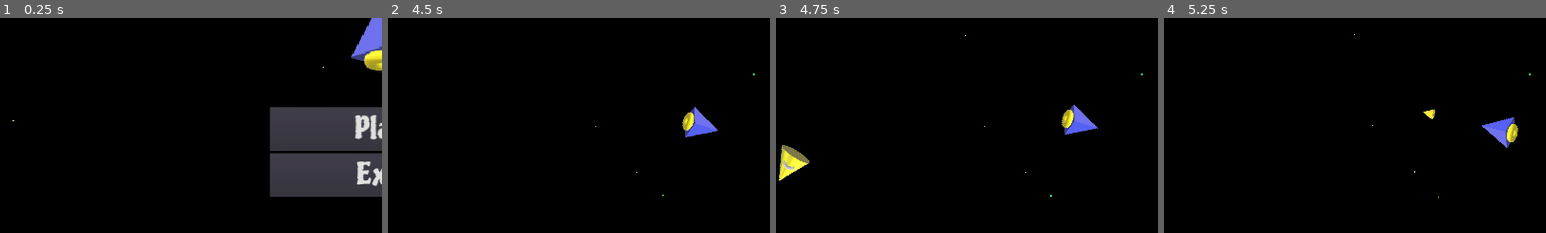
Above: before the commit, frames 1-4 (left to right).
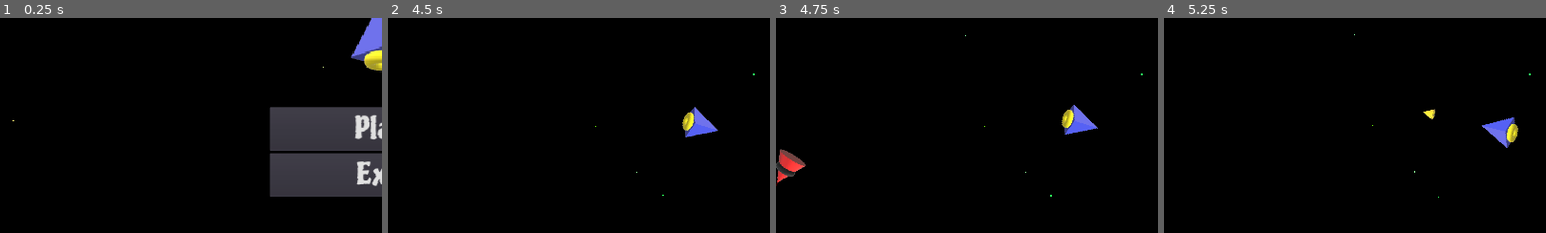
Above: after the commit, the same moments.

Repository: ufrshubham/OneClickRumble
Game: Godot game, scene res://scenes/MainMenu.tscn
Same seed, same stepped clock (60 frames per second), same inputs: the game is played once before the commit and once after it.
Inputs (mouse positions are % of the whole screen's width and height, from its top left):
- Up to frame 1 (0.25 s): no input
- Up to frame 2 (4.5 s): click "Play" at 0.5 s; tap Enter at 1.25 s; move the mouse to (72, 45) at 1.27 s; press the mouse at (72, 45) at 1.28 s; move the mouse to (30, 55) at 2.02 s; release the mouse at (30, 55) at 2.03 s; click (30, 55) at 2.1 s; move the mouse to (60, 28) at 2.77 s; press the mouse at (60, 28) at 2.78 s; move the mouse to (45, 70) at 3.52 s; release the mouse at (45, 70) at 3.53 s; click (45, 70) at 3.6 s; move the mouse to (80, 65) at 4.27 s; press the mouse at (80, 65) at 4.28 s
- Up to frame 3 (4.75 s): no input
- Up to frame 4 (5.25 s): move the mouse to (20, 35) at 5.02 s; release the mouse at (20, 35) at 5.03 s; click (20, 35) at 5.1 s
The pictures show only the part of the screen within x 0-50%, y 19-69%; the shares and areas given below are measured in that part.

Frames 1-2 are identical in both runs. In frame 3, 0.9% of the frame differs, in the area x 0-9%, y 59-79%; in frame 4, nothing differs.

Commit message:
Level2 enemy can attack

Diff:
--- a/project.godot
+++ b/project.godot
@@ -71,6 +71,8 @@
 2d_physics/layer_2="Projectiles"
 2d_physics/layer_3="Enemies"
 2d_physics/layer_4="Boundaries"
+2d_physics/layer_5="Scanners"
+2d_physics/layer_6="EnemyProjectiles"
 
 [rendering]
 
--- a/scenes/EnemyLevel2.tscn
+++ b/scenes/EnemyLevel2.tscn
@@ -1,13 +1,18 @@
-[gd_scene load_steps=5 format=2]
+[gd_scene load_steps=7 format=2]
 
 [ext_resource path="res://assets/EnemyRed.png" type="Texture" id=1]
 [ext_resource path="res://scripts/EnemyLevel2.gd" type="Script" id=2]
+[ext_resource path="res://assets/Scanner.png" type="Texture" id=3]
 
 [sub_resource type="RectangleShape2D" id=1]
 extents = Vector2( 15.4621, 13.9772 )
 
 [sub_resource type="RectangleShape2D" id=2]
 extents = Vector2( 24.5996, 21.5665 )
+
+[sub_resource type="SegmentShape2D" id=3]
+a = Vector2( -1.16022, -1.12595 )
+b = Vector2( 497.595, -1.03174 )
 
 [node name="EnemyLevel2" type="KinematicBody2D"]
 collision_layer = 4
@@ -29,4 +34,17 @@
 [node name="CollisionShape2D" type="CollisionShape2D" parent="Area2D"]
 position = Vector2( -0.610434, 0 )
 shape = SubResource( 2 )
+
+[node name="Scanner" type="Area2D" parent="."]
+
+[node name="CollisionShape2D" type="CollisionShape2D" parent="Scanner"]
+position = Vector2( 26.8814, 1.54498 )
+shape = SubResource( 3 )
+
+[node name="Sprite" type="Sprite" parent="Scanner"]
+modulate = Color( 1, 1, 1, 0.196078 )
+position = Vector2( 274.608, 0.427738 )
+scale = Vector2( 5, 1 )
+texture = ExtResource( 3 )
 [connection signal="body_entered" from="Area2D" to="." method="_on_Area2D_body_entered"]
+[connection signal="body_entered" from="Scanner" to="." method="_on_Scanner_body_entered"]
--- /dev/null
+++ b/scenes/EnemyMissile.tscn
@@ -0,0 +1,18 @@
+[gd_scene load_steps=4 format=2]
+
+[ext_resource path="res://assets/NormalMissile.png" type="Texture" id=1]
+[ext_resource path="res://scripts/Missile.gd" type="Script" id=2]
+
+[sub_resource type="RectangleShape2D" id=1]
+extents = Vector2( 9.07157, 6.19404 )
+
+[node name="EnemyMissile" type="KinematicBody2D"]
+collision_layer = 16
+script = ExtResource( 2 )
+
+[node name="Sprite" type="Sprite" parent="."]
+rotation = 1.5708
+texture = ExtResource( 1 )
+
+[node name="CollisionShape2D" type="CollisionShape2D" parent="."]
+shape = SubResource( 1 )
--- a/scripts/EnemyLevel2.gd
+++ b/scripts/EnemyLevel2.gd
@@ -1,15 +1,22 @@
 extends "res://scripts/Emeny.gd"
 
-var missile = preload("res://scenes/Missile.tscn")
+var missile = preload("res://scenes/EnemyMissile.tscn")
 
 func _ready():
 	level = 2
-	velocity = Vector2(150, 0)
+	velocity = Vector2(80, 0)
 	velocity = velocity.rotated(get_rotation())
 
 func _custom_process():
-	var my_dir = velocity.normalized()
-	var player_dir = my_dir.direction_to(GlobalData.player_pos)
+	pass
 
-	if my_dir.dot(player_dir) < 0.1:
-		print("A sees P!")
+func _on_Scanner_body_entered(body):
+	if body.is_in_group("Player"):
+		_fire()
+
+func _fire():
+	var new_missile = missile.instance()
+	new_missile.transform = Transform2D(get_global_rotation(), get_position())
+	new_missile.velocity = Vector2(800, 0)
+	new_missile.add_to_group("Projectiles")
+	get_tree().get_current_scene().add_child(new_missile)
--- a/scripts/GlobalData.gd
+++ b/scripts/GlobalData.gd
@@ -3,7 +3,7 @@
 var player_lives = 5
 var player_score = 0
 var player_lives_delete_list = []
-var player_level = 0
+var player_level = 1
 var player_pos = Vector2.ZERO
 var enemy_types = [
 	preload("res://scenes/EnemyLevel1.tscn"),
Binary file added: assets/Scanner.png
